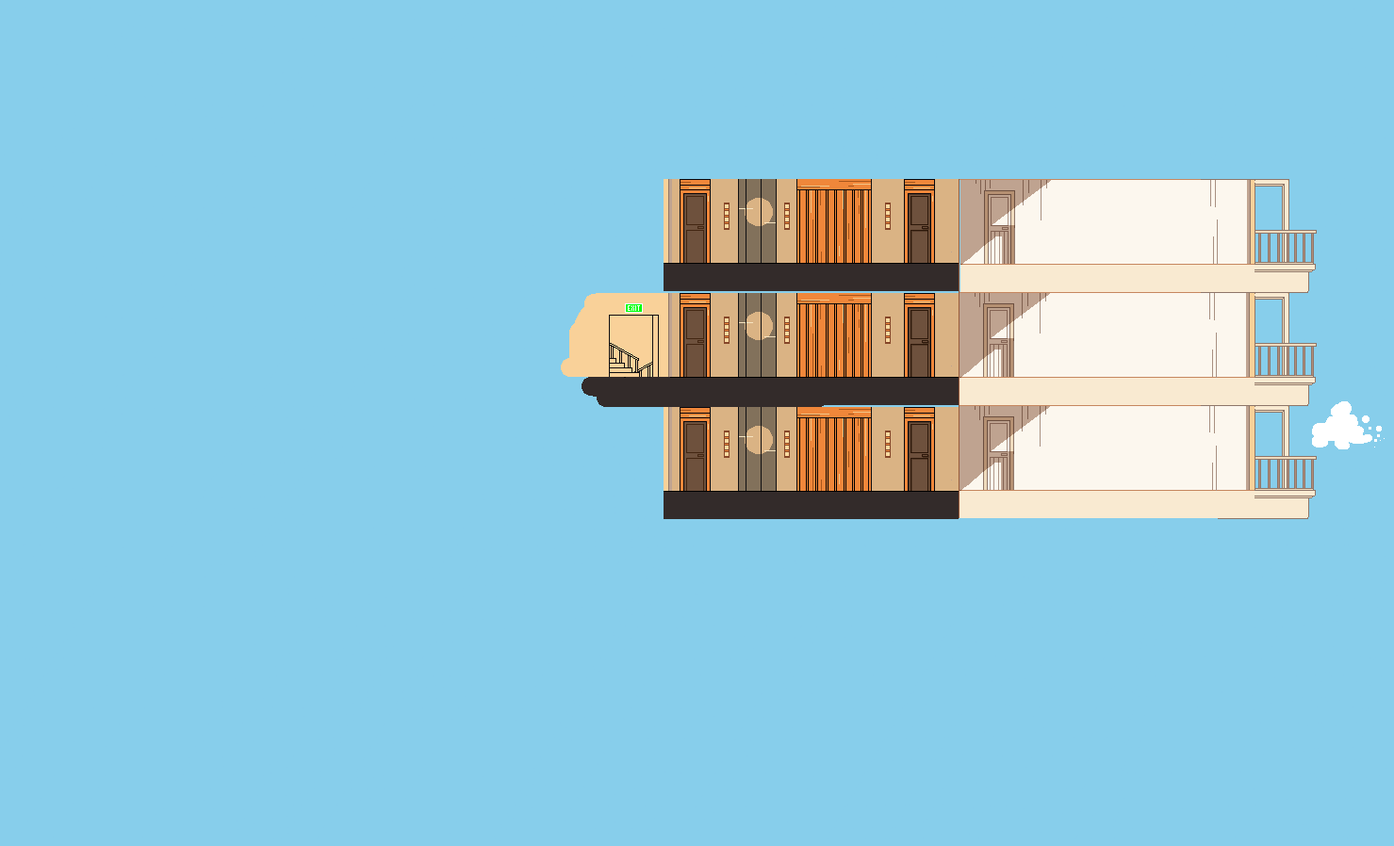
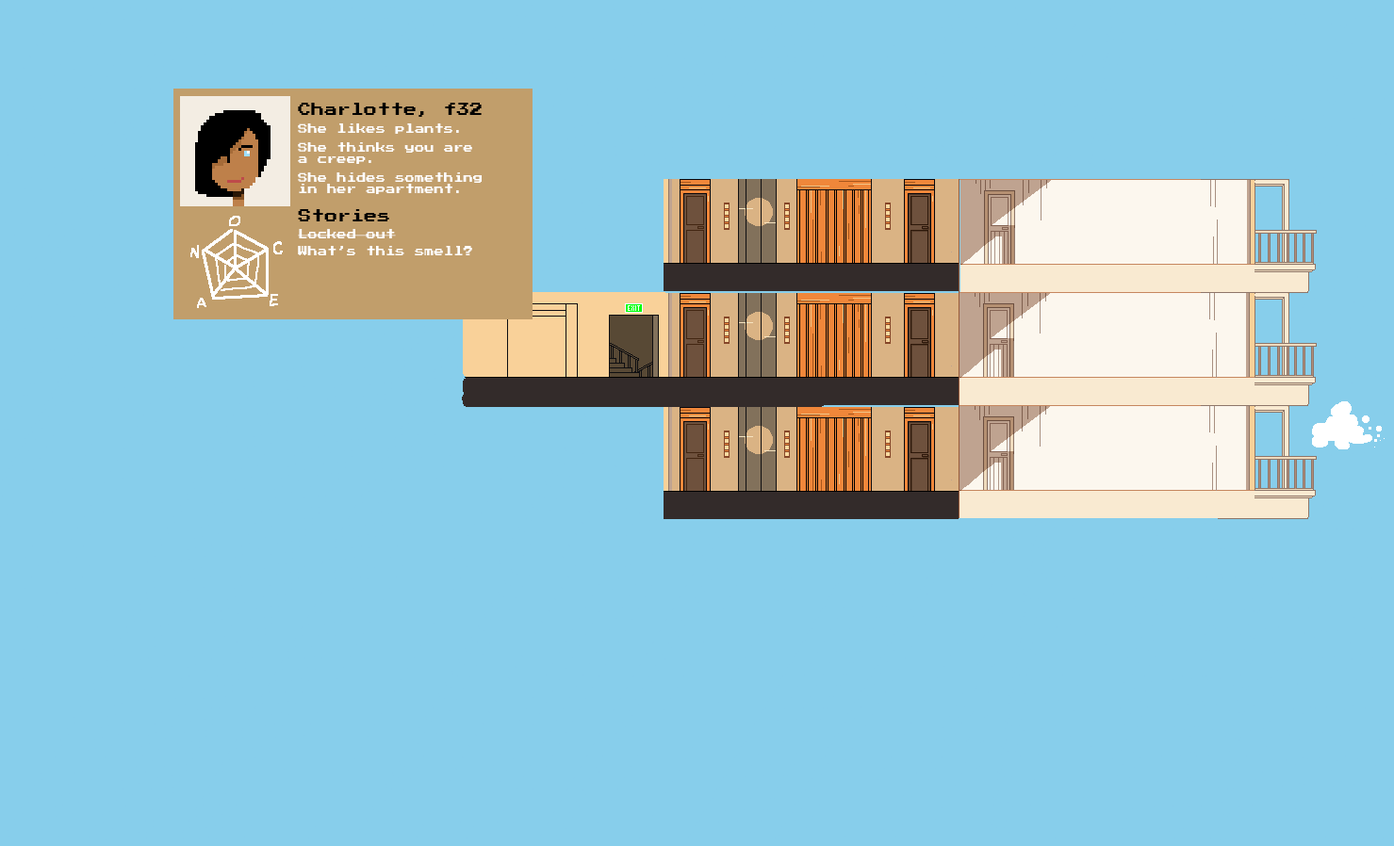
Layered file, before and after one edit (1394px x 846px). Changes by layer:
added group "Charlotte Quest Card" with 13 layers above "balconies" over (x1=173, y1=88, x2=533, y2=320)
added layer "Charlotte, f32" in group "Charlotte Quest Card" over (x1=297, y1=102, x2=482, y2=117)
added layer "She likes plants." in group "Charlotte Quest Card" over (x1=297, y1=123, x2=459, y2=134)
added layer "She thinks you are a creep." in group "Charlotte Quest Card" over (x1=297, y1=142, x2=473, y2=164)
added layer "She hides something in her apartment." in group "Charlotte Quest Card" over (x1=297, y1=172, x2=482, y2=195)
added layer "Stories" in group "Charlotte Quest Card" over (x1=297, y1=209, x2=390, y2=222)
added layer "What’s this smell?" in group "Charlotte Quest Card" over (x1=297, y1=245, x2=473, y2=256)
added group "avatar" with 2 layers in group "Charlotte Quest Card" over (x1=179, y1=96, x2=291, y2=207)
added layer "face" in group "avatar" over (x1=195, y1=110, x2=271, y2=207)
added layer "Layer 21" (81%) in group "avatar" over (x1=179, y1=96, x2=291, y2=207)
added layer "traits" in group "Charlotte Quest Card" over (x1=190, y1=215, x2=283, y2=309)
added layer "Layer 20" in group "Charlotte Quest Card" over (x1=173, y1=88, x2=533, y2=320)
added group "elevator" with 1 layers above "staircase" over (x1=506, y1=303, x2=578, y2=377)
added layer "Layer 19" in group "elevator" over (x1=506, y1=303, x2=578, y2=377)
added group "staircase" with 7 layers above "Layer 18" over (x1=609, y1=315, x2=658, y2=377)
moved "Layer 14" into group "staircase" over (x1=609, y1=315, x2=658, y2=377)
moved "staircase ledge" (1st of 2, in "staircase") into group "staircase", painted on it over (x1=623, y1=315, x2=654, y2=378)
added layer "colors" in group "staircase" over (x1=609, y1=315, x2=658, y2=377)
added layer "Layer 18" above "Layer 13" over (x1=461, y1=292, x2=671, y2=408)
painted on "Gradient Fill 1" over (x1=173, y1=88, x2=671, y2=408)
…and 4 more changes (1 added, 3 stack)
